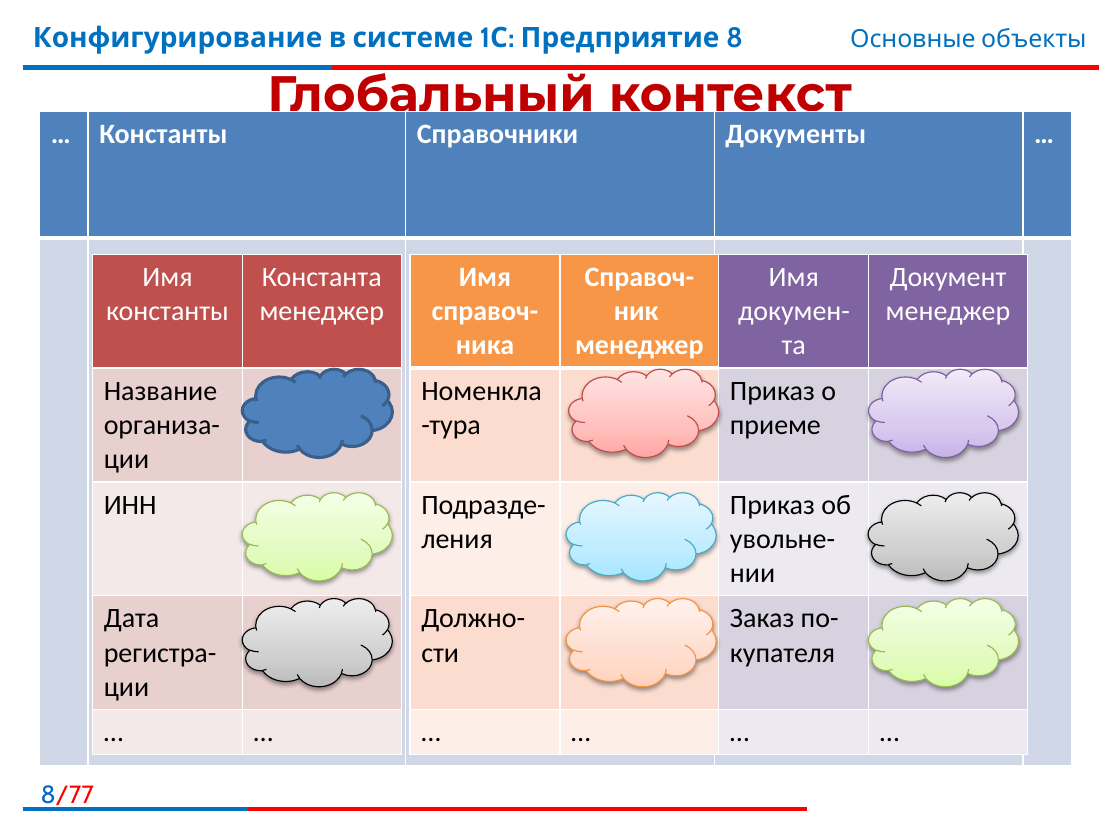
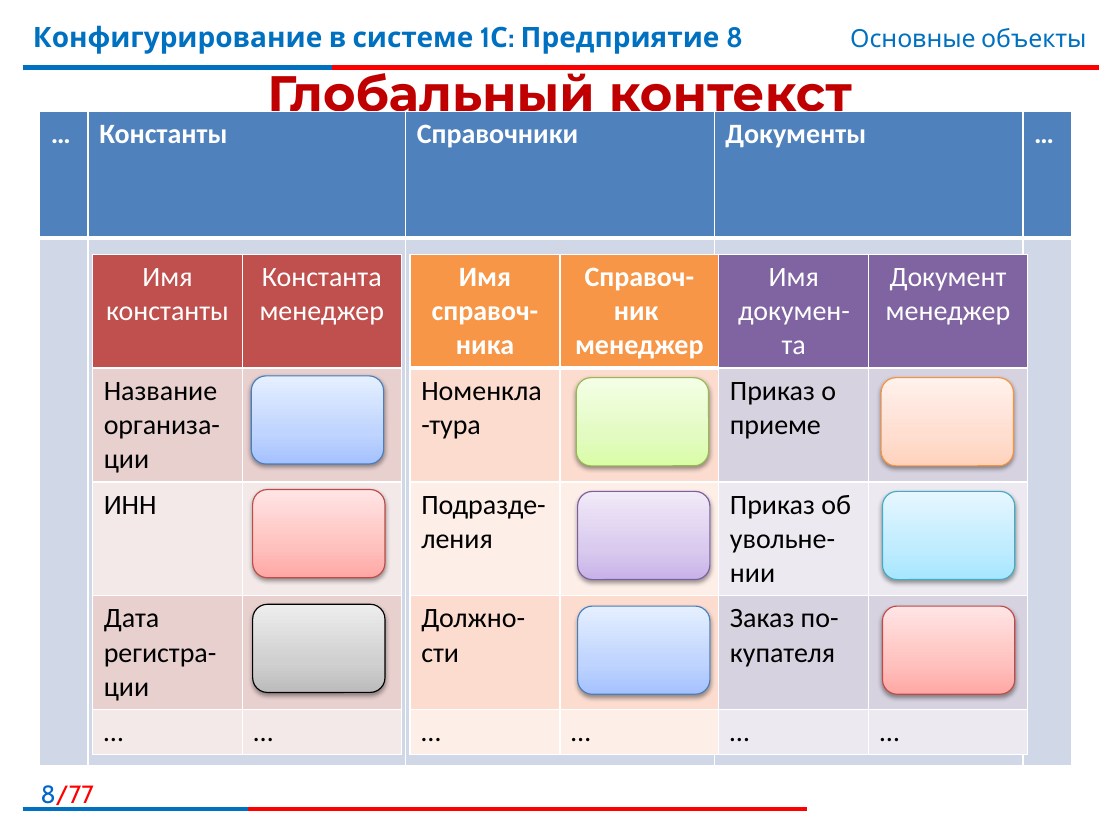
Before and after one commit to bestteacher-1c/documents_compl_kurs, a slide deck: slide 8 of Занятие_04/Иллюстрации4.pptx. Drawn at 1120x840 pixels with LibreOffice and Linux fonts; fonts in the diff are those of the drawing; background and template pictures are left out. Boxes give left, top, right and bottom in pixels: in the first picture for what was removed or moved away, otherwise in the second. Text is boxed around its words. In the diff, an @@ line names an element or a change of style, - is before the commit and + after.

```diff
--- a/Занятие_04/Иллюстрации4.pptx
+++ b/Занятие_04/Иллюстрации4.pptx
@@ cloud removed at <box>243,368,393,457</box> @@
@@ rounded rectangle added at <box>251,376,383,465</box>, fill gradient #A4C4FF to #BFD4FF to #E6EEFF, outline #4B7EBC 0.75 pt @@
@@ cloud removed at <box>569,368,719,457</box> @@
@@ rounded rectangle added at <box>577,377,709,466</box>, fill gradient #DAFDA7 to #E4FCC2 to #F5FFE7, outline #98B955 0.75 pt @@
@@ cloud removed at <box>869,368,1019,457</box> @@
@@ rounded rectangle added at <box>881,377,1014,466</box>, fill gradient #FFD2BD to #FFDED0 to #FFF2ED, outline #F69240 0.75 pt @@
@@ cloud removed at <box>243,493,393,581</box> @@
@@ rounded rectangle added at <box>253,489,385,578</box>, fill gradient #FFA6A5 to #FFC0BF to #FFE7E7, outline #BF4C48 0.75 pt @@
@@ cloud removed at <box>567,493,717,581</box> @@
@@ rounded rectangle added at <box>578,492,710,580</box>, fill gradient #C9B5E8 to #D8CBEE to #F0EAF9, outline #7D60A0 0.75 pt @@
@@ cloud removed at <box>868,493,1018,581</box> @@
@@ rounded rectangle added at <box>883,492,1015,580</box>, fill gradient #A7E6FF to #C1EDFF to #E7F8FF, outline #46AAC5 0.75 pt @@
@@ cloud removed at <box>567,598,717,687</box> @@
@@ cloud removed at <box>869,598,1019,687</box> @@
@@ rounded rectangle: place and size @@
-rounded rectangle at <box>243,598,393,687</box>
+rounded rectangle at <box>253,605,385,693</box>
@@ rounded rectangle at <box>253,605,385,693</box>: cloud to rounded rectangle @@
@@ rounded rectangle added at <box>578,606,710,694</box>, fill gradient #A4C4FF to #BFD4FF to #E6EEFF, outline #4B7EBC 0.75 pt @@
@@ rounded rectangle added at <box>883,606,1015,694</box>, fill gradient #FFA6A5 to #FFC0BF to #FFE7E7, outline #BF4C48 0.75 pt @@
```
Also in this commit, not shown: 19 other slides changed, 30 slides added, 28 slides removed, 9 other files.
